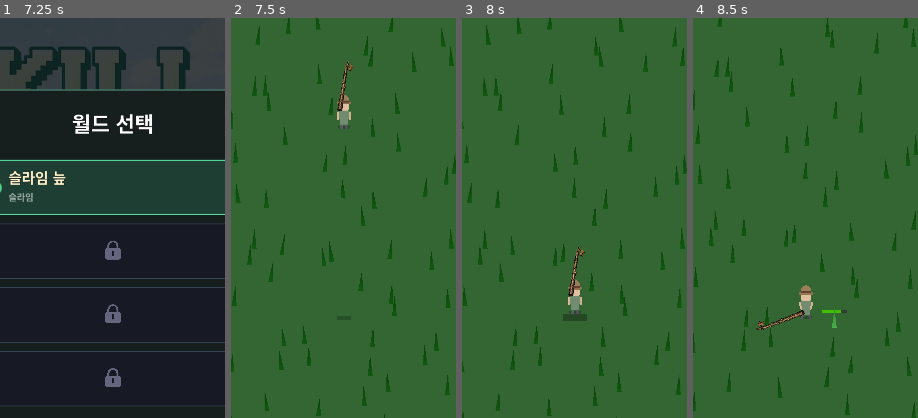
Above: before the commit, frames 1-4 (left to right).
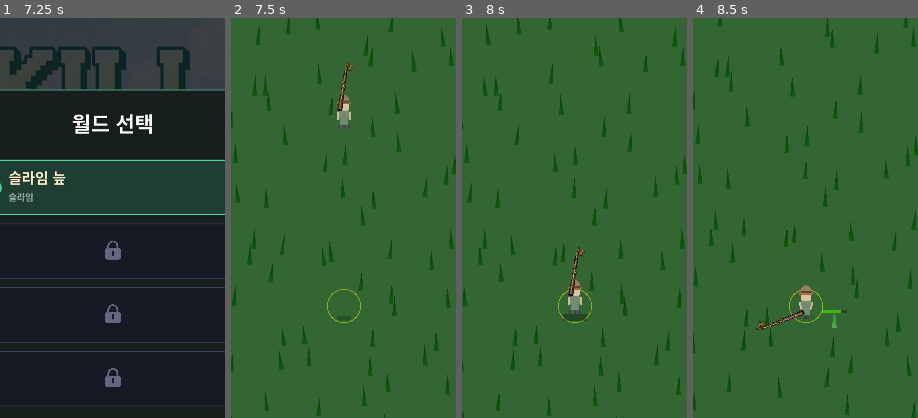
Above: after the commit, the same moments.

Repository: yellyB/game-kill_grass
Game: Godot game, scene res://scenes/ui/main_menu.tscn
Two runs of this game, one before a commit and one after it. Both use one fixed random seed, a clock stepped at 60 frames per second and the inputs below. Sound files missing from this copy of the repository are replaced by a short silence.
Inputs (mouse positions are % of the whole screen's width and height, from its top left):
- Up to frame 1 (7.25 s): drag from (84, 5) to (60, 28) at 0.52 s; click (50, 50) at 1.25 s; drag from (30, 55) to (45, 70) at 2.02 s; move the mouse to (60, 28) at 2.77 s; hold D (move_right) 2.78-3.5 s; drag from (45, 70) to (20, 35) at 3.52 s; move the mouse to (80, 65) at 4.27 s; hold A (move_left) 4.28-5 s; click "건너뛰기" at 5 s; tap Enter at 5.75 s; drag from (20, 35) to (35, 25) at 5.77 s; click (50, 60) at 6.5 s
- Up to frame 2 (7.5 s): click "게임 입장" at 7.25 s
- Up to frame 3 (8 s): no input
- Up to frame 4 (8.5 s): move the mouse to (55, 50) at 8.02 s; hold S (move_down) from 8.03 s (still down); click (55, 50) at 8.17 s
The pictures show only the part of the screen within x 25-75%, y 14-64%; the shares and areas given below are measured in that part.

Frame 1 is identical in both runs. In frame 2, 0.1% of the frame differs, in the area x 42-58%, y 67-77%; in frame 3, less than 0.1%; in frame 4, less than 0.1%.

Commit message:
Fix display sizes after image optimization and add hit range indicators
- Double monster sprite_scale to compensate for 1024→512 resize
- Quadruple dropped item scale for 1024→256 resize
- Show monster/player hit ranges as yellow circles
- Reduce player hit body radius to 40
- Fix BGM preload→load for OGG compatibility
- Update OGG import files (valid=true)

Co-Authored-By: Claude Opus 4.6 <noreply@anthropic.com>

Diff:
--- a/scenes/world/dropped_item.tscn
+++ b/scenes/world/dropped_item.tscn
@@ -7,4 +7,4 @@
 script = ExtResource("1_dropped")
 
 [node name="Sprite2D" type="Sprite2D" parent="."]
-scale = Vector2(0.1, 0.1)
+scale = Vector2(0.4, 0.4)
--- a/scripts/main_menu.gd
+++ b/scripts/main_menu.gd
@@ -98,7 +98,7 @@
 
 func _start_menu_bgm() -> void:
   _menu_bgm = AudioStreamPlayer.new()
-  _menu_bgm.stream = preload("res://resources/sounds/bgm_main.ogg")
+  _menu_bgm.stream = load("res://resources/sounds/bgm_main.ogg")
   _menu_bgm.volume_db = -10.0
   _menu_bgm.finished.connect(_menu_bgm.play)
   add_child(_menu_bgm)
--- a/scripts/monster.gd
+++ b/scripts/monster.gd
@@ -40,7 +40,7 @@
 var penalty_min: int = 5
 var penalty_max: int = 10
 var hit_radius: float = 15.0
-var sprite_scale: float = 0.12
+var sprite_scale: float = 0.24
 var sfx_hit: AudioStreamPlayer
 
 func setup(config: Dictionary) -> void:
@@ -52,7 +52,7 @@
   has_lightning = config.get("has_lightning", false)
   penalty_min = config.get("penalty_min", 5)
   penalty_max = config.get("penalty_max", 10)
-  sprite_scale = config.get("sprite_scale", 0.12)
+  sprite_scale = config.get("sprite_scale", 0.24)
 
 func _ready() -> void:
   add_to_group("monsters")
@@ -70,7 +70,7 @@
   # Create unique collision shape per instance (base radius 42 at default scale 0.12)
   const BASE_HIT_RADIUS: float = 42.0
   var shape = CircleShape2D.new()
-  shape.radius = BASE_HIT_RADIUS * (sprite_scale / 0.12)
+  shape.radius = BASE_HIT_RADIUS * (sprite_scale / 0.24)
   hit_shape.shape = shape
   hit_radius = shape.radius
   _pick_new_wander()
@@ -256,3 +256,6 @@
     if roll < cumulative:
       return drop
   return drop_table[0]
+
+func _draw() -> void:
+  draw_arc(Vector2.ZERO, hit_radius, 0, TAU, 32, Color(1.0, 1.0, 0.0, 0.5), 2.0)
--- a/scripts/monster_spawner.gd
+++ b/scripts/monster_spawner.gd
@@ -30,7 +30,7 @@
 		"sprite_path": "res://resources/images/monster/boar/",
 		"max_health": 8,
 		"wander_speed": 124,
-		"sprite_scale": 0.18,
+		"sprite_scale": 0.36,
 		"drop_table": [
 			{"item_id": "차축 뼈대", "image_path": "res://resources/images/items/차축 뼈대.png", "weight": 25},
 			{"item_id": "굴러다니는 바퀴 잔해", "image_path": "res://resources/images/items/굴러다니는 바퀴 잔해.png", "weight": 50},
@@ -46,7 +46,7 @@
 		"sprite_path": "res://resources/images/monster/knight/",
 		"max_health": 15,
 		"wander_speed": 96,
-		"sprite_scale": 0.18,
+		"sprite_scale": 0.36,
 		"drop_table": [
 			{"item_id": "왜곡된 볼트 조각", "image_path": "res://resources/images/items/왜곡된 볼트 조각.png", "weight": 65},
 			{"item_id": "압축된 이세계 철편", "image_path": "res://resources/images/items/압축된 이세계 철편.png", "weight": 35},
@@ -76,7 +76,7 @@
 		"sprite_path": "res://resources/images/monster/deer/",
 		"max_health": 20,
 		"wander_speed": 144,
-		"sprite_scale": 0.18,
+		"sprite_scale": 0.36,
 		"drop_table": [
 			{"item_id": "투명 수정 파편", "image_path": "res://resources/images/items/투명 수정 파편.png", "weight": 89},
 			{"item_id": "강화 유리 결정핵", "image_path": "res://resources/images/items/강화 유리 결정핵.png", "weight": 18},
@@ -91,7 +91,7 @@
 		"sprite_path": "res://resources/images/monster/golem/",
 		"max_health": 35,
 		"wander_speed": 80,
-		"sprite_scale": 0.24,
+		"sprite_scale": 0.48,
 		"drop_table": [
 			{"item_id": "몬스터 핵", "image_path": "res://resources/images/items/몬스터 핵.png", "weight": 22},
 			{"item_id": "압축된 이세계 철편", "image_path": "res://resources/images/items/압축된 이세계 철편.png", "weight": 52},
@@ -107,7 +107,7 @@
 		"sprite_path": "res://resources/images/monster/dragon/",
 		"max_health": 40,
 		"wander_speed": 160,
-		"sprite_scale": 0.24,
+		"sprite_scale": 0.48,
 		"drop_table": [
 			{"item_id": "과열된 엔진 심장", "image_path": "res://resources/images/items/과열된 엔진 심장.png", "weight": 33},
 			{"item_id": "드래곤 배기가스 결정", "image_path": "res://resources/images/items/드래곤 배기가스 결정.png", "weight": 67},
--- a/scripts/player.gd
+++ b/scripts/player.gd
@@ -76,13 +76,13 @@
   attack_shape.shape = shape
   attack_area.add_child(attack_shape)
   add_child(attack_area)
-  # Body area for monster contact detection (radius = base magnet range)
+  # Body area for monster contact detection (half of magnet range)
   body_area = Area2D.new()
   body_area.collision_layer = 0
   body_area.collision_mask = 8  # layer 4: hittable (monsters)
   var body_shape = CollisionShape2D.new()
   var body_circle = CircleShape2D.new()
-  body_circle.radius = GameManager.base_magnet_range
+  body_circle.radius = 40.0
   body_shape.shape = body_circle
   body_area.add_child(body_shape)
   add_child(body_area)
@@ -708,6 +708,10 @@
   return poly
 
 func _draw() -> void:
+  # Draw monster hit range (yellow)
+  var body_radius = 40.0
+  draw_arc(Vector2.ZERO, body_radius, 0, TAU, 32, Color(1.0, 1.0, 0.0, 0.5), 2.0)
+
   if not DEBUG_SHOW_RANGES:
     return
 
Not shown, changed: resources/sounds/bgm_main.ogg.import
Not shown, changed: resources/sounds/bgm_world_1.ogg.import
Not shown, changed: resources/sounds/bgm_world_2.ogg.import
Not shown, changed: resources/sounds/bgm_world_3.ogg.import
Not shown, changed: resources/sounds/bgm_world_4.ogg.import
Not shown, changed: resources/sounds/prologue.ogg.import
